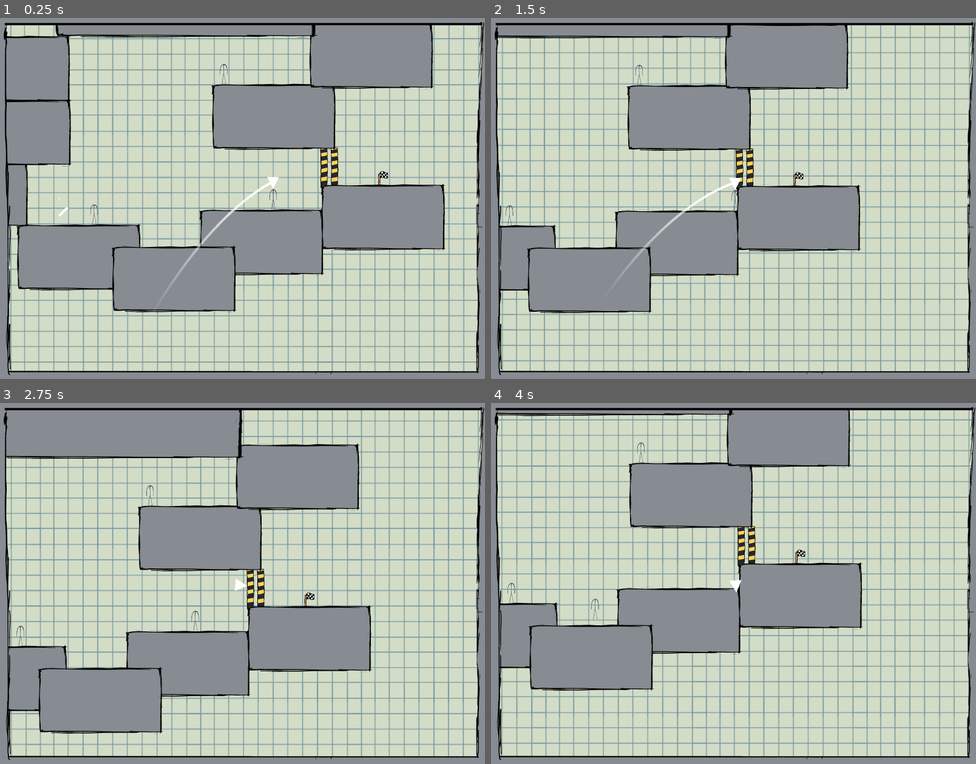
Above: before the commit, frames 1-4 (two rows, left to right).
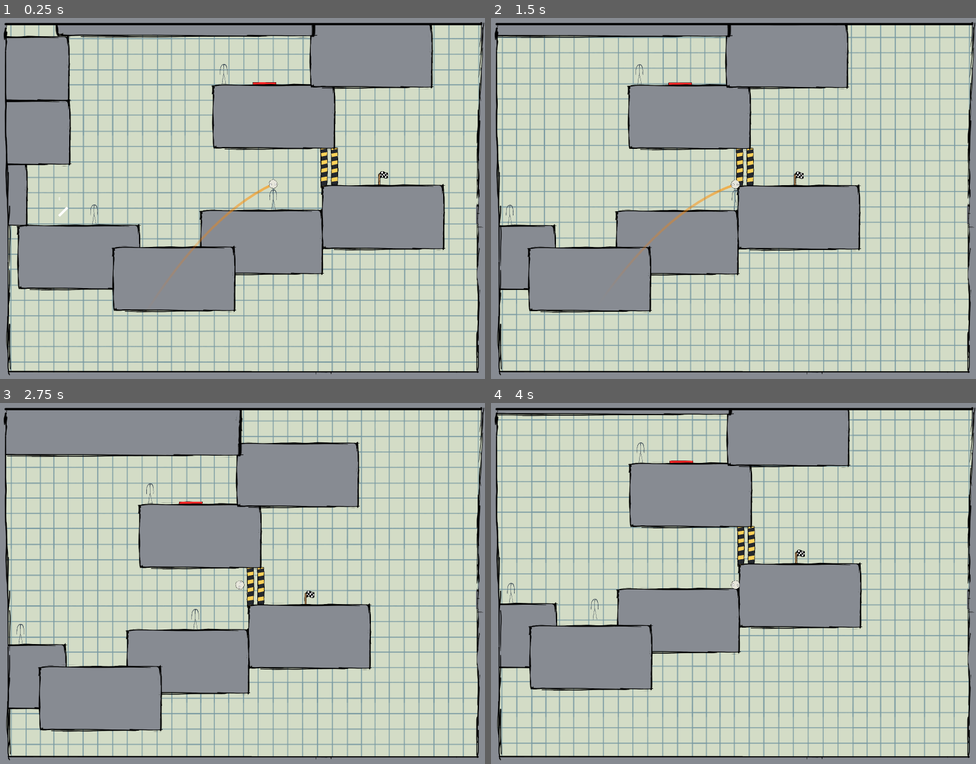
Above: after the commit, the same moments.

Repository: Indigo-Hawk/UBGJ-Project
Game: Godot game, scene res://Levels/test.tscn
Same seed, same stepped clock (60 frames per second), same inputs: the game is played once before the commit and once after it.
Inputs (mouse positions are in pixels of both pictures, inside the frame that each line leads up to):
- Up to frame 1 (0.25 s): no input
- Up to frame 2 (1.5 s): move the mouse to (840, 180) at 0.52 s; hold D (RIGHT) from 0.53 s (still down); tap Space (ACTION) at 0.6 s; move the mouse to (636, 216) at 1.27 s; tap E (INTERACT) at 1.35 s
- Up to frame 3 (2.75 s): move the mouse to (291, 504) at 2.02 s; release D (RIGHT) at 2.03 s; hold A (LEFT) from 2.03 s (still down); tap Space (ACTION) at 2.1 s
- Up to frame 4 (4 s): move the mouse to (709, 655) at 2.77 s; release A (LEFT) at 2.78 s; hold D (RIGHT) from 2.78 s (still down); tap E (INTERACT) at 2.85 s; move the mouse to (879, 637) at 3.52 s; tap Space (ACTION) at 3.6 s

The runs differ from the first frame. In frame 1, 0.4% of the frame differs, in the area x 34-58%, y 17-75%; in frame 2, 2.7%; in frame 3, 3.7%, in the area x 1-77%, y 2-92%; in frame 4, 0.8%.

Commit message:
Added head and pressure pad sprit. changed color of launch guide

Diff:
--- a/Components/Bodys/body(basic).tscn
+++ b/Components/Bodys/body(basic).tscn
@@ -3,6 +3,7 @@
 [ext_resource type="Script" uid="uid://bg0eavi72hy34" path="res://Components/Bodys/body(basic).gd" id="1_x63y2"]
 [ext_resource type="PackedScene" uid="uid://xgwgrl4nbkmt" path="res://Components/Launcher/launcher.tscn" id="2_vwnuo"]
 [ext_resource type="PackedScene" uid="uid://dtr4rxluochx1" path="res://Mods/walk_mod.tscn" id="3_5jtq2"]
+[ext_resource type="Texture2D" uid="uid://crwxreqablf0h" path="res://Art/head.png" id="3_c84ur"]
 [ext_resource type="PackedScene" uid="uid://dr3e6stx2np8w" path="res://Mods/gravity_mod.tscn" id="4_jbtqq"]
 [ext_resource type="PackedScene" uid="uid://d3n0ldbv7yigt" path="res://Mods/arms_mod.tscn" id="5_j2sat"]
 [ext_resource type="Texture2D" uid="uid://owx2s38iyea1" path="res://Art/player_idle.png" id="6_oheoo"]
@@ -17,9 +18,6 @@
 [sub_resource type="CapsuleShape2D" id="CapsuleShape2D_c84ur"]
 radius = 15.0
 height = 90.0
-
-[sub_resource type="PrismMesh" id="PrismMesh_jbtqq"]
-size = Vector3(50, 50, 1)
 
 [node name="Body(Basic)" type="CharacterBody2D"]
 collision_layer = 4
@@ -50,13 +48,14 @@
 
 [node name="HeadPoint" type="Node2D" parent="."]
 visible = false
-position = Vector2(0, -76)
-
-[node name="MeshInstance2D2" type="MeshInstance2D" parent="HeadPoint"]
-position = Vector2(0, 6)
-mesh = SubResource("PrismMesh_jbtqq")
+position = Vector2(0, -65)
 
 [node name="Launcher" parent="HeadPoint" instance=ExtResource("2_vwnuo")]
+
+[node name="Head" type="Sprite2D" parent="HeadPoint"]
+position = Vector2(1.90735e-06, -7.62939e-06)
+scale = Vector2(0.09, 0.09)
+texture = ExtResource("3_c84ur")
 
 [node name="WalkMod" parent="." instance=ExtResource("3_5jtq2")]
 
--- a/Components/Head/head.tscn
+++ b/Components/Head/head.tscn
@@ -1,12 +1,10 @@
 [gd_scene load_steps=4 format=3 uid="uid://bddjdhdyavhtq"]
 
 [ext_resource type="Script" uid="uid://cvnh5t3h3cw5b" path="res://Components/Head/head.gd" id="1_xe7ry"]
+[ext_resource type="Texture2D" uid="uid://crwxreqablf0h" path="res://Art/head.png" id="2_g5y2k"]
 
 [sub_resource type="CircleShape2D" id="CircleShape2D_hukeq"]
 radius = 15.0333
-
-[sub_resource type="PrismMesh" id="PrismMesh_pij62"]
-size = Vector3(50, 50, 1)
 
 [node name="Head" type="RigidBody2D"]
 collision_layer = 2
@@ -40,12 +38,13 @@
 theme_override_font_sizes/font_size = 35
 text = "Press R to restart Level"
 
+[node name="Head" type="Sprite2D" parent="."]
+position = Vector2(-7.15256e-07, -2.38419e-07)
+scale = Vector2(0.09, 0.09)
+texture = ExtResource("2_g5y2k")
+
 [node name="CollisionShape2D" type="CollisionShape2D" parent="."]
 shape = SubResource("CircleShape2D_hukeq")
-
-[node name="MeshInstance2D" type="MeshInstance2D" parent="."]
-position = Vector2(0, 6)
-mesh = SubResource("PrismMesh_pij62")
 
 [node name="Timer" type="Timer" parent="."]
 wait_time = 5.0
--- a/Components/Launcher/launcher.tscn
+++ b/Components/Launcher/launcher.tscn
@@ -6,9 +6,13 @@
 radius = 5.0
 height = 10.0
 
+[sub_resource type="Curve" id="Curve_8gn4j"]
+_data = [Vector2(0, 1), 0.0, 0.0, 0, 0, Vector2(1, 0.808989), 0.0, 0.0, 0, 0]
+point_count = 2
+
 [sub_resource type="Gradient" id="Gradient_4emaf"]
 offsets = PackedFloat32Array(0, 0.697531)
-colors = PackedColorArray(1, 1, 1, 1, 1, 1, 1, 0)
+colors = PackedColorArray(1, 0.576471, 0, 0.623529, 1, 0.427451, 0, 0)
 
 [sub_resource type="BoxMesh" id="BoxMesh_4emaf"]
 size = Vector3(5, 5, 5)
@@ -22,6 +26,7 @@
 mesh = SubResource("SphereMesh_4emaf")
 
 [node name="Line2D" type="Line2D" parent="."]
+width_curve = SubResource("Curve_8gn4j")
 gradient = SubResource("Gradient_4emaf")
 joint_mode = 1
 
--- a/Components/PressurePad/pressure_pad.gd
+++ b/Components/PressurePad/pressure_pad.gd
@@ -12,6 +12,7 @@
 	bodiesOnPad.append(body)
 	if !isPressed:
 		isPressed = true
+		$PressurePad.position.y = 8
 		emit_signal("Pressed")
 
 
@@ -21,4 +22,5 @@
 	bodiesOnPad.erase(body)
 	if isPressed and bodiesOnPad.size() == 0:
 		isPressed = false
+		$PressurePad.position.y = 3
 		emit_signal("Unpressed")
--- a/Components/PressurePad/pressure_pad.tscn
+++ b/Components/PressurePad/pressure_pad.tscn
@@ -1,6 +1,7 @@
-[gd_scene load_steps=3 format=3 uid="uid://brlcfypgfr5lr"]
+[gd_scene load_steps=4 format=3 uid="uid://brlcfypgfr5lr"]
 
 [ext_resource type="Script" uid="uid://4n0tkpdic6i7" path="res://Components/PressurePad/pressure_pad.gd" id="1_v0ddx"]
+[ext_resource type="Texture2D" uid="uid://cscfr2if6ncvf" path="res://Art/pressure_pad.png" id="2_xhxwj"]
 
 [sub_resource type="RectangleShape2D" id="RectangleShape2D_v0ddx"]
 size = Vector2(100, 10)
@@ -13,5 +14,11 @@
 [node name="CollisionShape2D" type="CollisionShape2D" parent="."]
 shape = SubResource("RectangleShape2D_v0ddx")
 
+[node name="PressurePad" type="Sprite2D" parent="."]
+z_index = -1
+position = Vector2(0, 3)
+scale = Vector2(0.15, 0.09)
+texture = ExtResource("2_xhxwj")
+
 [connection signal="body_entered" from="." to="." method="_on_body_entered"]
 [connection signal="body_exited" from="." to="." method="_on_body_exited"]
--- a/Levels/test.tscn
+++ b/Levels/test.tscn
@@ -64,7 +64,7 @@
 position = Vector2(1471, 284)
 
 [node name="PressurePad" parent="." instance=ExtResource("5_bwca4")]
-position = Vector2(1181, -73)
+position = Vector2(1182, -68)
 
 [node name="EndZone" parent="." instance=ExtResource("6_upgg8")]
 position = Vector2(1655, 334)
Binary file added: Art/head.png
Not shown, added: Art/head.png.import
Binary file added: Art/pressure_pad.png
Not shown, added: Art/pressure_pad.png.import
Not shown: 1 places in Components/Launcher/launcher.tscn that only renumber resources
